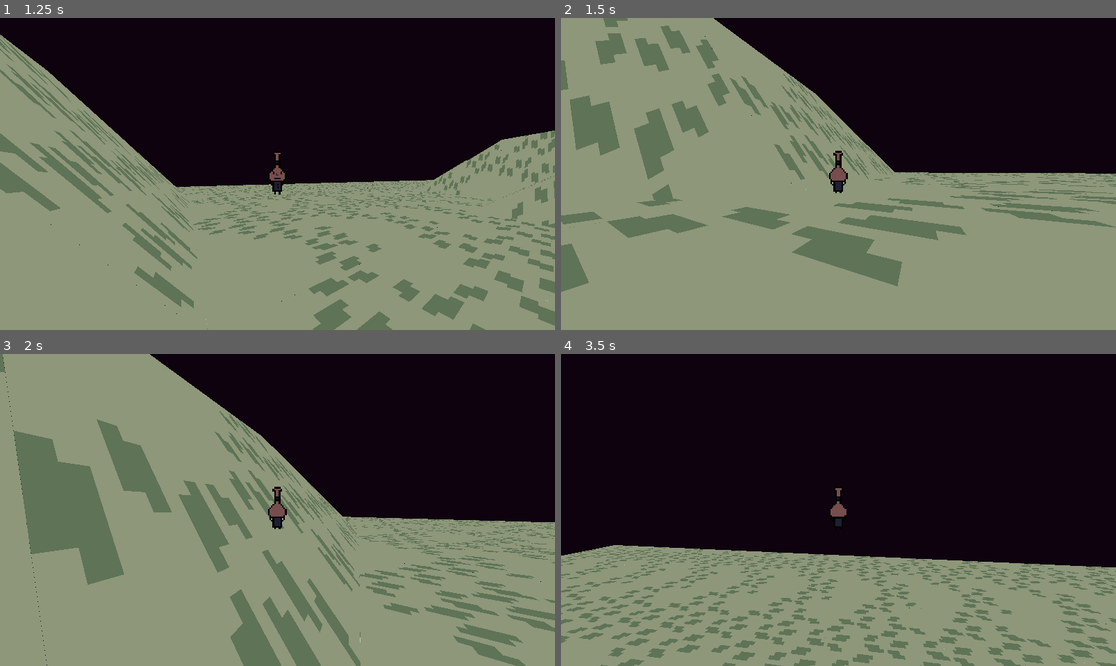
Above: before the commit, frames 1-4 (two rows, left to right).
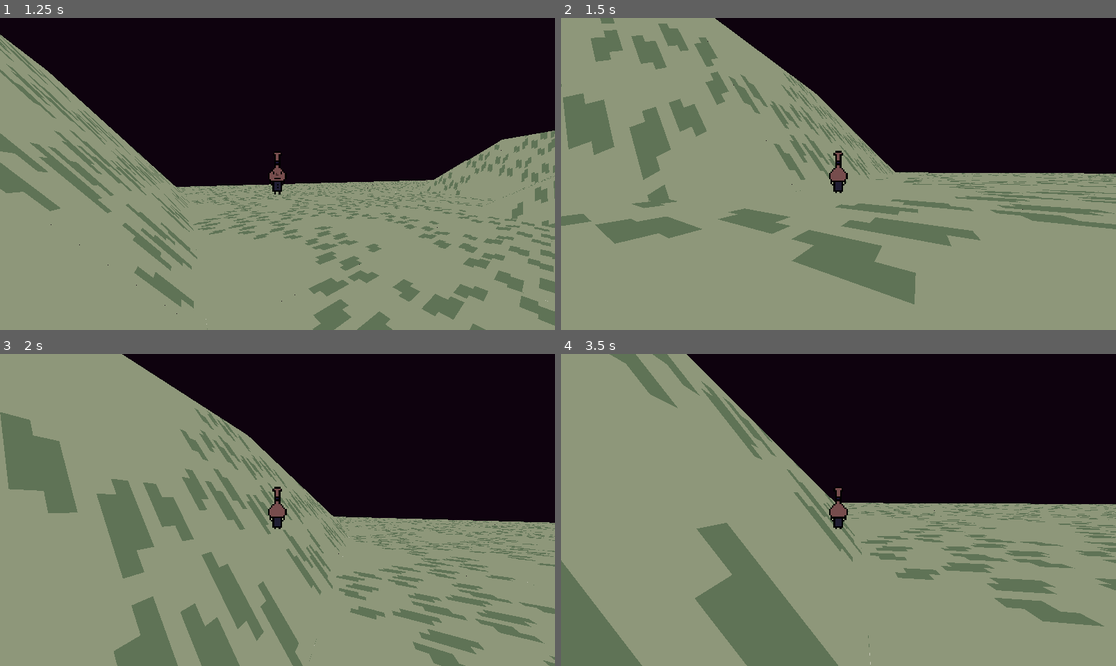
Above: after the commit, the same moments.

Repository: Phil-Nettekoven/gd-portfolio-site
Game: Godot game, scene res://scenes/world_1/world_1.tscn
Same seed, same stepped clock (60 frames per second), same inputs: the game is played once before the commit and once after it.
Inputs (mouse positions are in pixels of both pictures, inside the frame that each line leads up to):
- Up to frame 1 (1.25 s): move the mouse to (305, 174) at 0.52 s; hold W (up) from 0.53 s (still down); hold Space (jump) from 0.53 s (still down)
- Up to frame 2 (1.5 s): keep holding W (up); move the mouse to (810, 174) at 1.27 s; release Space (jump) at 1.28 s; tap Shift (charge) at 1.35 s
- Up to frame 3 (2 s): keep holding W (up); tap Space (jump) at 1.52, 1.55, 1.82 s
- Up to frame 4 (3.5 s): keep holding W (up); move the mouse to (849, 503) at 2.02 s; hold Space (jump) 2.03-2.78 s; right-click (849, 503) at 2.1 s; move the mouse to (832, 516) at 2.77 s; tap Space (jump) at 2.85, 3.02, 3.32 s

Frame 1 is identical in both runs. In frame 2, 6.8% of the frame differs, in the area x 0-100%, y 0-92%; in frame 3, 23%; in frame 4, 46%, in the area x 0-100%, y 0-100%.

Commit message:
landing page started

Diff:
--- a/autoloads/globals.gd
+++ b/autoloads/globals.gd
@@ -1,9 +1,9 @@
 extends Node
 
-const MAX_SPEED:float  = 100
+const MAX_SPEED:float  = 25
 const SPRINT_MAX_SPEED:float = MAX_SPEED*2
 const SPRINT_MOD:float = 2.0
-const ACCELERATION:float = 50
+const ACCELERATION:float = 100
 const SPRINT_ACCELERATION:float = ACCELERATION*3
 
 const DECELERATION:float = 100
@@ -46,10 +46,18 @@
 		OS_TYPE = "desktop"
 	gprint(OS_TYPE)
 
-func gprint(text: String) -> void:
+func gprint(text: Variant) -> void:
+	var casted_text:String = str(text)
+
+	if !casted_text:
+		casted_text = "!!INVALID CAST!!"
+
+	var timezone_data:Dictionary = Time.get_time_zone_from_system()
+
 	var unix_time_float: float = (Time.get_unix_time_from_system())
+	unix_time_float += (timezone_data["bias"] * 60)
 	var unix_time_string: String = Time.get_time_string_from_unix_time(int(unix_time_float))
-	print(unix_time_string + " " + text)
+	print(unix_time_string + " " + casted_text)
 
 func _input(_event: InputEvent) -> void:
 	if Input.is_action_just_pressed("quit") && OS.has_feature("editor"):
--- a/autoloads/ui_mgr/ui_mgr.gd
+++ b/autoloads/ui_mgr/ui_mgr.gd
@@ -11,7 +11,8 @@
 		init_desktop_ui()
 
 func init_desktop_ui()->void:
-	Input.set_mouse_mode(Input.MOUSE_MODE_CAPTURED)
+	pass
+	#Input.set_mouse_mode(Input.MOUSE_MODE_CAPTURED)
 
 func init_mobile_controls()->void:
 	mobile_controls.show()
--- a/characters/player/player.gd
+++ b/characters/player/player.gd
@@ -49,7 +49,7 @@
 	if touched_ground == false: # Emit the first time player touches the ground
 		if is_on_floor():
 			touched_ground = true
-			just_touched_ground.emit()
+			#just_touched_ground.emit()
 		else:
 			return
 
@@ -57,16 +57,10 @@
 	var direction: Vector3 = Vector3(input_dir.x, 0, input_dir.y).normalized()
 	direction = direction.rotated(Vector3.UP, camera.global_rotation.y)
 
-	# if is_on_floor():
-	# 	if Globals.is_mobile || Input.is_action_pressed("sprint"):
-	# 		target_movespeed = Globals.SPRINT_MAX_SPEED
-	# 		cur_jump_velocity *= Globals.JUMP_MOD
-	# 		cur_acceleration = Globals.SPRINT_ACCELERATION
-	# 		cur_deceleration = Globals.SPRINT_DECELERATION
-
 	if is_on_floor() && Input.is_action_pressed("jump"):
 		velocity.y = cur_jump_velocity
 
+	#print(direction)
 	if direction: # Moving
 		direction *= target_movespeed
 		velocity.x = move_toward(velocity.x, direction.x, _delta * cur_acceleration)
@@ -74,6 +68,8 @@
 	else: # Decelerate if on floor
 		velocity.x = move_toward(velocity.x, 0, _delta * cur_deceleration)
 		velocity.z = move_toward(velocity.z, 0, _delta * cur_deceleration)
+		# velocity.x = 0
+		# velocity.z = 0
 
 
 func spin_startup_movement(_delta: float) -> void:
@@ -90,8 +86,6 @@
 		velocity += (get_gravity() * Globals.GRAVITY_MOD) * _delta
 		# velocity.x = move_toward(velocity.x, 0, _delta * Globals.AIR_DECELERATION* 2)
 		# velocity.z = move_toward(velocity.z, 0, _delta * Globals.AIR_DECELERATION * 2)
-
-		# return
 	elif Input.is_action_pressed("jump"):
 		velocity.y = Globals.JUMP_VELOCITY
 
--- /dev/null
+++ b/scenes/landing_page/landing_page.tscn
@@ -0,0 +1,10 @@
+[gd_scene format=3 uid="uid://bu8gftcot408k"]
+
+[node name="LandingPage" type="Control"]
+layout_mode = 3
+grow_horizontal = 2
+grow_vertical = 2
+
+[node name="bg" type="ColorRect" parent="."]
+layout_mode = 0
+color = Color(0, 0.5019608, 0.5019608, 1)
Binary file added: art/textures/resume.jpg
Not shown, added: art/textures/resume.jpg.import
Not shown, added: credits.txt
Not shown, added: art/03 The Bear Got You.flac
